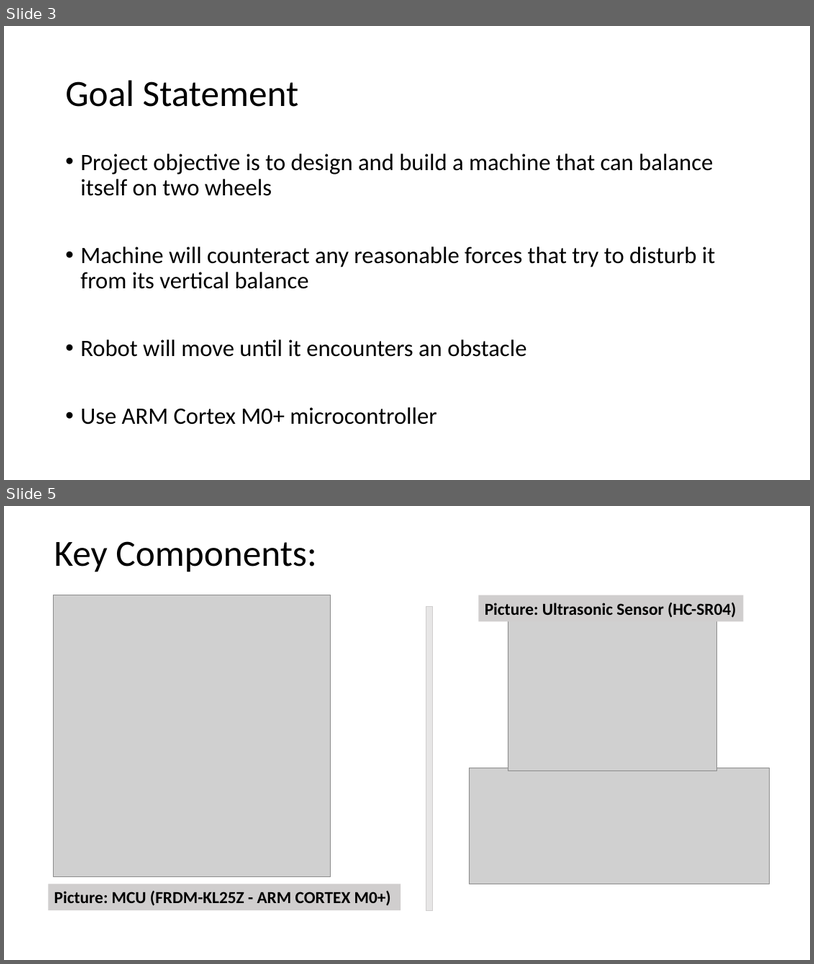
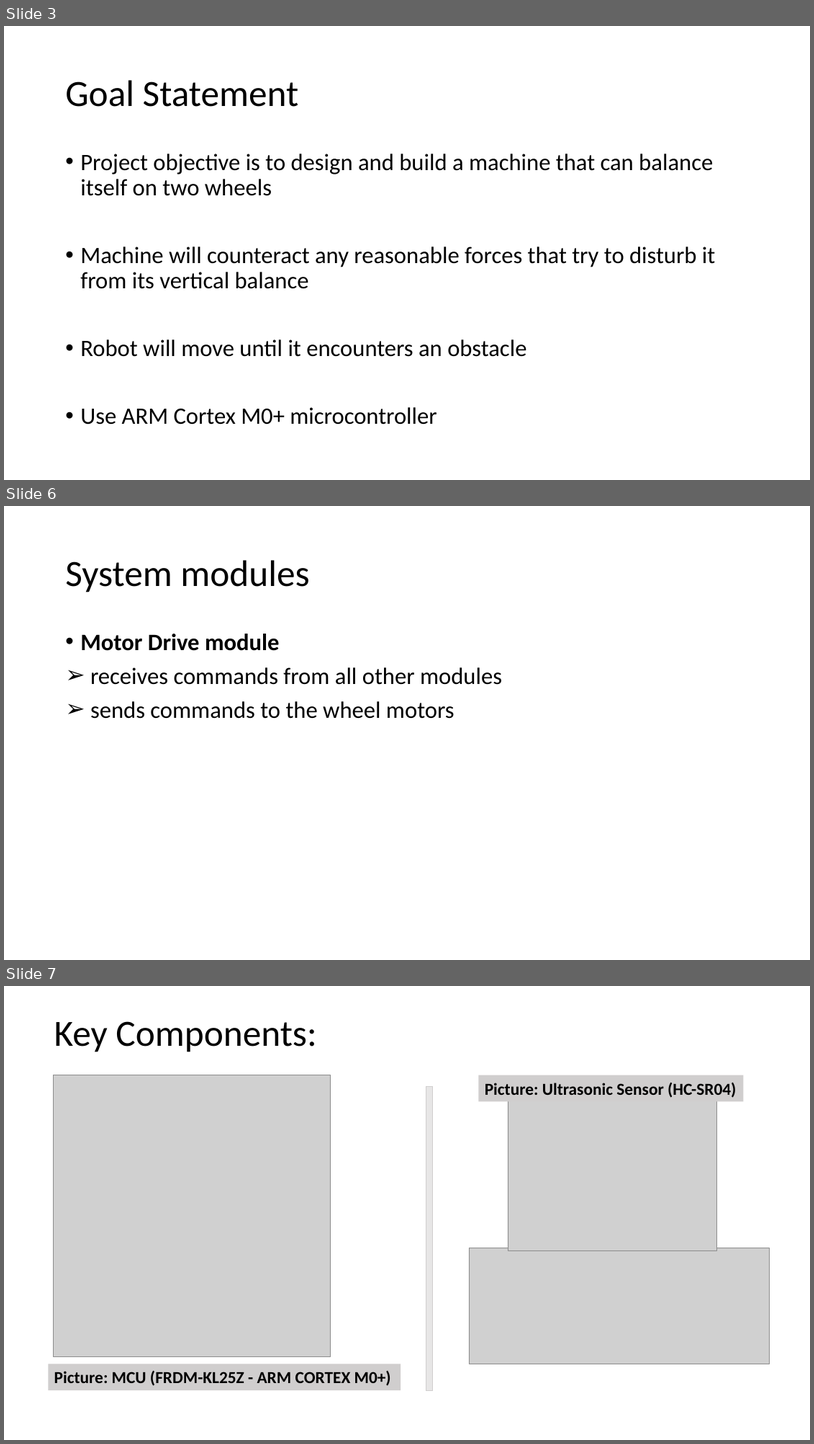
Before and after one commit to hpetre/COEN-6711, a slide deck: Documents/project_proposal.pptx. Shown one above the other, each under a label of ours: slides 3 and 5 before the commit, slides 3, 6 and 7 after it; the slides between them are not shown. The pictures are 814x964 and 814x1444 pixels, drawn with LibreOffice and Linux fonts; fonts in the diff are those of the drawing; grey boxes stand for pictures. Boxes give left, top, right and bottom in pixels: in the first picture for what was removed or moved away, otherwise in the second. Text is boxed around its words. In the diff, an @@ line names an element or a change of style, - is before the commit and + after.

Commit message:
added System Module slides and updated Functional Specification slide

```diff
--- a/Documents/project_proposal.pptx
+++ b/Documents/project_proposal.pptx
@@ slide 6 added at (4,506,810,960), background #FFFFFF @@
@@ title added at (65,560,309,592), 44 pt, text #000000 @@
+System modules
@@ text added at (80,633,502,718), 28 pt, text #000000 @@
+• Motor Drive module
+➢ receives commands from all other modules
+➢ sends commands to the wheel motors
@@ what was slide 5 is now slide 7 @@
```
Also in this commit, not shown: 1 slide changed, 1 other slide added.
